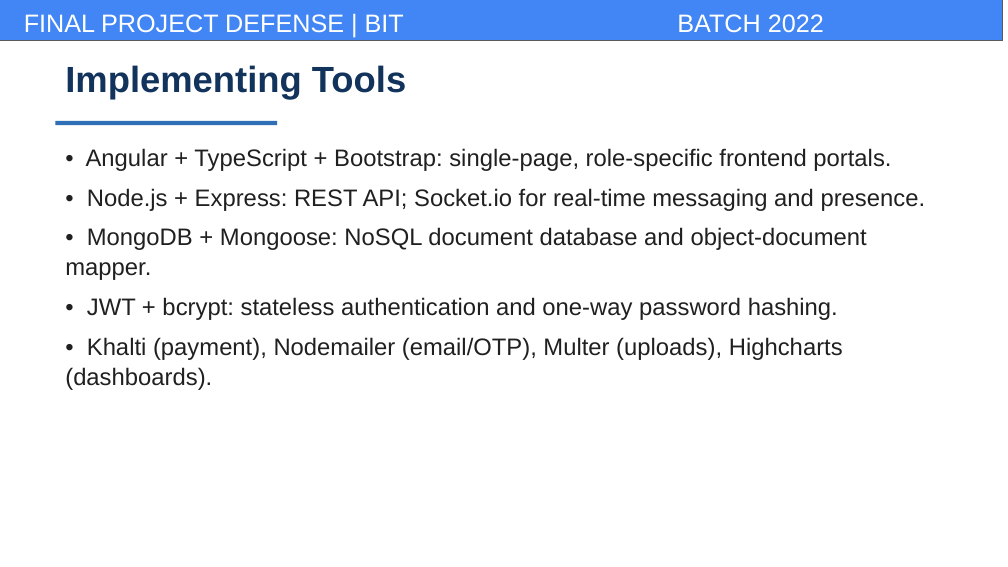
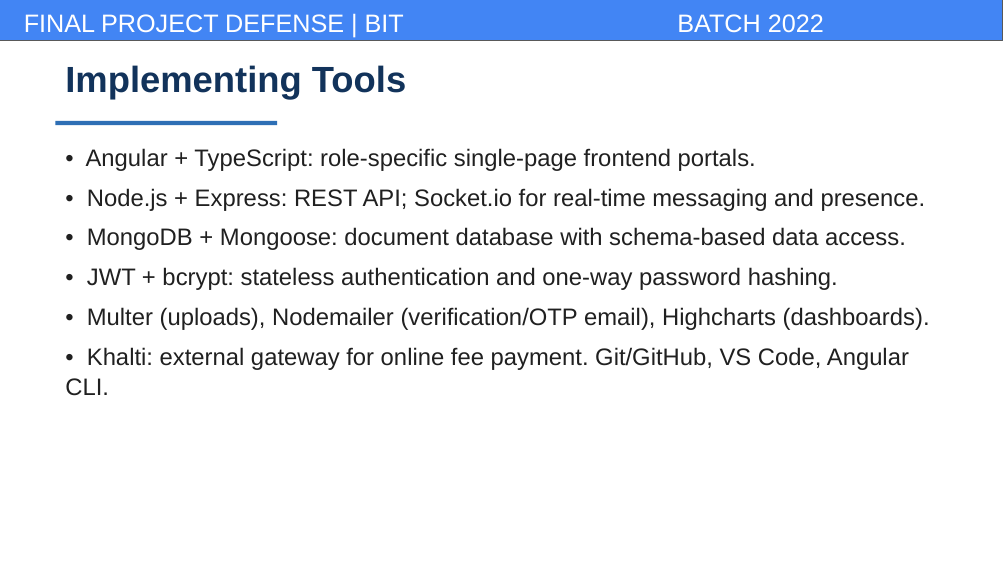
Before and after one commit to BhupendraMalla/CampuseEase, a slide deck: slide 12 of docs/report/campusease_presentation.pptx (slide 14 before the commit). Drawn at 1008x567 pixels with LibreOffice and Linux fonts; fonts in the diff are those of the drawing; background and template pictures are left out. Boxes give left, top, right and bottom in pixels: in the first picture for what was removed or moved away, otherwise in the second. Text is boxed around its words. In the diff, an @@ line names an element or a change of style, - is before the commit and + after.

```diff
--- a/docs/report/campusease_presentation.pptx
+++ b/docs/report/campusease_presentation.pptx
@@ text at bbox=[86, 148, 756, 171]: text changed @@
-• Angular + TypeScript + Bootstrap: single-page, role-specific frontend portals.
+• Angular + TypeScript: role-specific single-page frontend portals.
@@ text at bbox=[87, 227, 906, 250]: text changed @@
-• MongoDB + Mongoose: NoSQL document database and object-document mapper.
+• MongoDB + Mongoose: document database with schema-based data access.
@@ text at bbox=[65, 307, 930, 396]: text changed @@
-• Khalti (payment), Nodemailer (email/OTP), Multer (uploads), Highcharts (dashboards).
+• Multer (uploads), Nodemailer (verification/OTP email), Highcharts (dashboards).
+• Khalti: external gateway for online fee payment. Git/GitHub, VS Code, Angular CLI.
```
Also in this commit, not shown: 9 other slides changed, 4 slides added, 5 slides removed, 2 other files.
